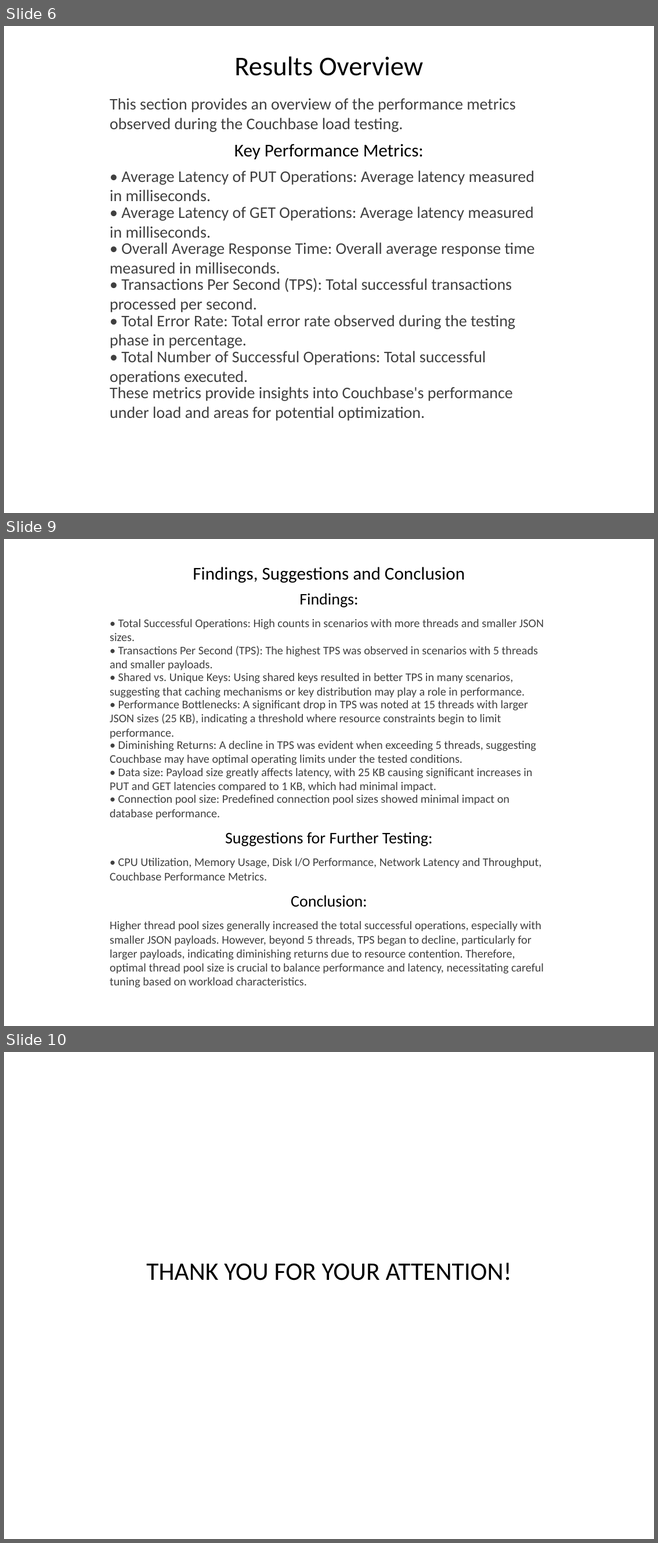
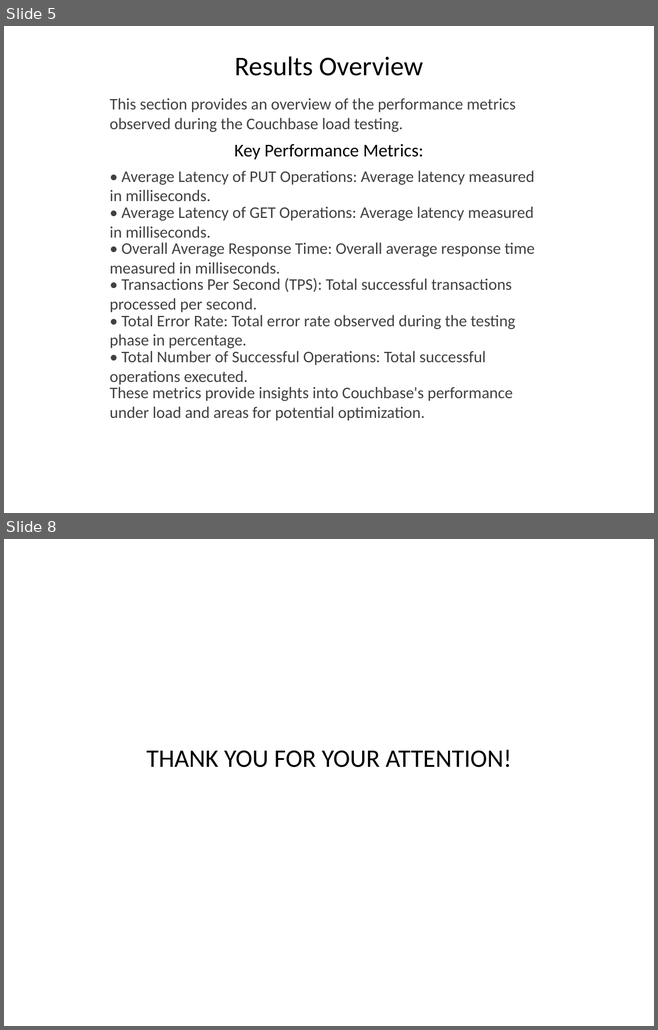
Before and after one commit to Daniel-Kleyman/couchbaseloadtester, a slide deck: couchbaseReport.pptx. Shown one above the other, each under a label of ours: slides 6, 9 and 10 before the commit, slides 5 and 8 after it; the slides between them are not shown. The pictures are 658x1543 and 658x1030 pixels, drawn with LibreOffice and Linux fonts; fonts in the diff are those of the drawing. Boxes give left, top, right and bottom in pixels: in the first picture for what was removed or moved away, otherwise in the second. Text is boxed around its words. In the diff, an @@ line names an element or a change of style, - is before the commit and + after.

Commit message:
Initial commit for the async-couchbase-test branch, including the fully implemented asynchronous Couchbase Load Tester application.

```diff
--- a/couchbaseReport.pptx
+++ b/couchbaseReport.pptx
@@ slide 9 removed at (4,539,654,1026), background #FFFFFF @@
@@ text removed at (192,567,465,583) @@
-Findings, Suggestions and Conclusion
@@ text removed at (299,593,358,607) @@
-Findings:
@@ text removed at (110,619,543,641) @@
-• Total Successful Operations: High counts in scenarios with more threads and smaller JSON sizes.
@@ text removed at (110,646,538,671) @@
-• Transactions Per Second (TPS): The highest TPS was observed in scenarios with 5 threads and smaller payloads.
@@ text removed at (110,673,524,698) @@
-• Shared vs. Unique Keys: Using shared keys resulted in better TPS in many scenarios, suggesting that caching mechanisms or key distribution may play a role in performance.
@@ text removed at (110,700,528,725) @@
-• Performance Bottlenecks: A significant drop in TPS was noted at 15 threads with larger JSON sizes (25 KB), indicating a threshold where resource constraints begin to limit performance.
@@ text removed at (110,741,536,765) @@
-• Diminishing Returns: A decline in TPS was evident when exceeding 5 threads, suggesting Couchbase may have optimal operating limits under the tested conditions.
@@ text removed at (110,768,532,792) @@
-• Data size: Payload size greatly affects latency, with 25 KB causing significant increases in PUT and GET latencies compared to 1 KB, which had minimal impact.
@@ text removed at (110,795,509,820) @@
-• Connection pool size: Predefined connection pool sizes showed minimal impact on database performance.
@@ text removed at (225,832,433,846) @@
-Suggestions for Further Testing:
@@ text removed at (110,858,541,881) @@
-• CPU Utilization, Memory Usage, Disk I/O Performance, Network Latency and Throughput, Couchbase Performance Metrics.
@@ text removed at (291,895,367,907) @@
-Conclusion:
@@ text removed at (110,921,543,988) @@
-Higher thread pool sizes generally increased the total successful operations, especially with smaller JSON payloads. However, beyond 5 threads, TPS began to decline, particularly for larger payloads, indicating diminishing returns due to resource contention. Therefore, optimal thread pool size is crucial to balance performance and latency, necessitating careful tuning based on workload characteristics.
@@ what was slide 6 is now slide 5 @@
@@ what was slide 10 is now slide 8 @@
```
Also in this commit, not shown: 2 slides changed, 2 slides added, 3 other slides removed, 12 other files.
